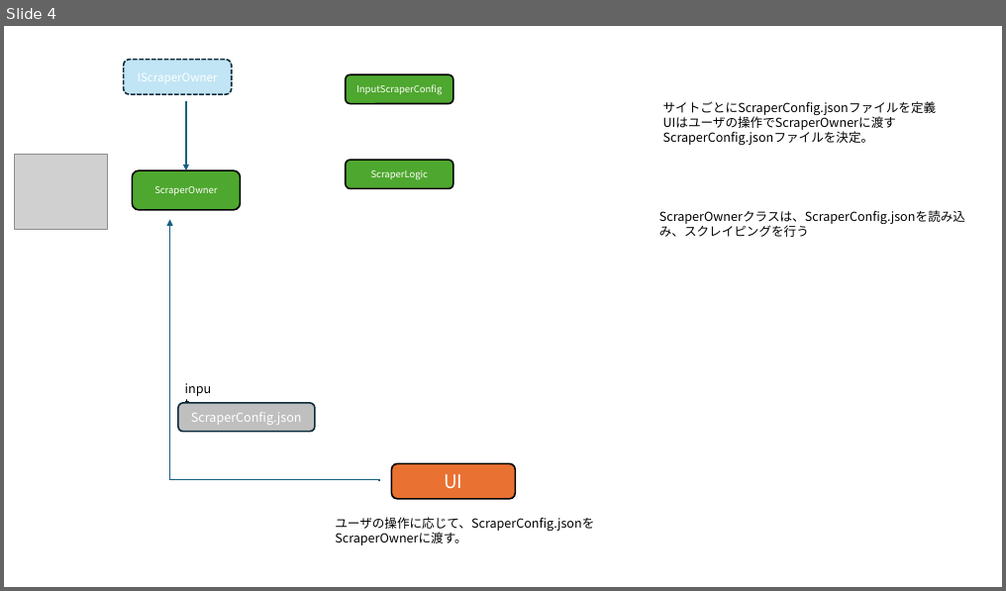
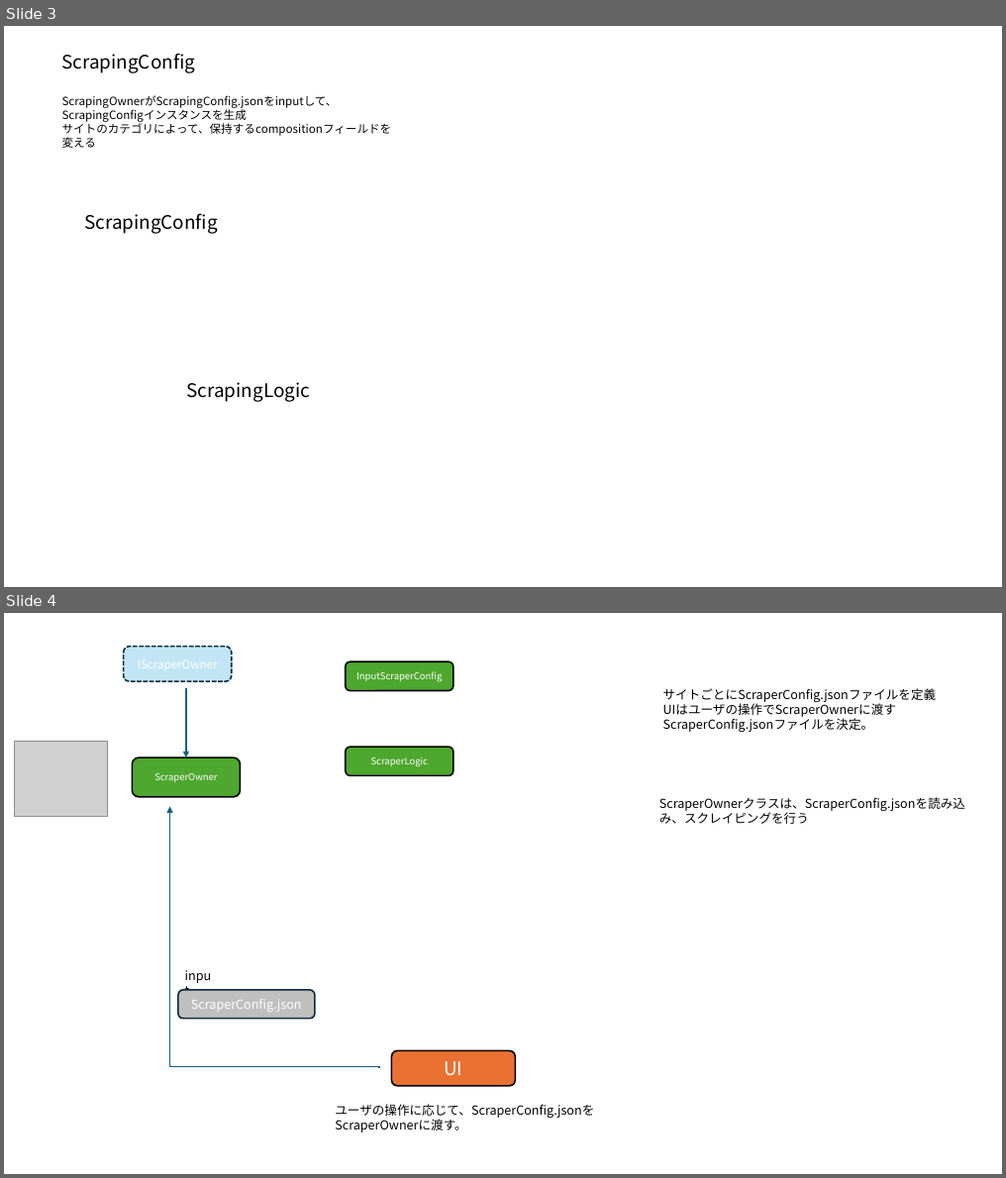
Before and after one commit to miyas02/matome_phase1, a slide deck: docs/まとめサイト管理ソフトウェア要件定義.pptx. Shown one above the other, each under a label of ours: slide 4 before the commit, slides 3 and 4 after it. The pictures are 1006x591 and 1006x1178 pixels, drawn with LibreOffice and Linux fonts; fonts in the diff are those of the drawing; grey boxes stand for pictures. Boxes give left, top, right and bottom in pixels: in the first picture for what was removed or moved away, otherwise in the second. Text is boxed around its words. In the diff, an @@ line names an element or a change of style, - is before the commit and + after.

```diff
--- a/docs/まとめサイト管理ソフトウェア要件定義.pptx
+++ b/docs/まとめサイト管理ソフトウェア要件定義.pptx
@@ slide 3 added at [4, 26, 1002, 587], background #FFFFFF @@
@@ text added at [62, 53, 195, 74], 18 pt, text #000000 @@
+ScrapingConfig
@@ text added at [62, 95, 392, 136], 11 pt, text #000000 @@
+ScrapingOwnerがScrapingConfig.jsonをinputして、ScrapingConfigインスタンスを生成
+サイトのカテゴリによって、保持するcompositionフィールドを変える
@@ text added at [84, 213, 217, 234], 18 pt, text #000000 @@
+ScrapingConfig
@@ text added at [187, 382, 310, 402], 18 pt, text #000000 @@
+ScrapingLogic
```
Also in this commit, not shown: 1 slide changed, 1 slide removed, 14 other files.
